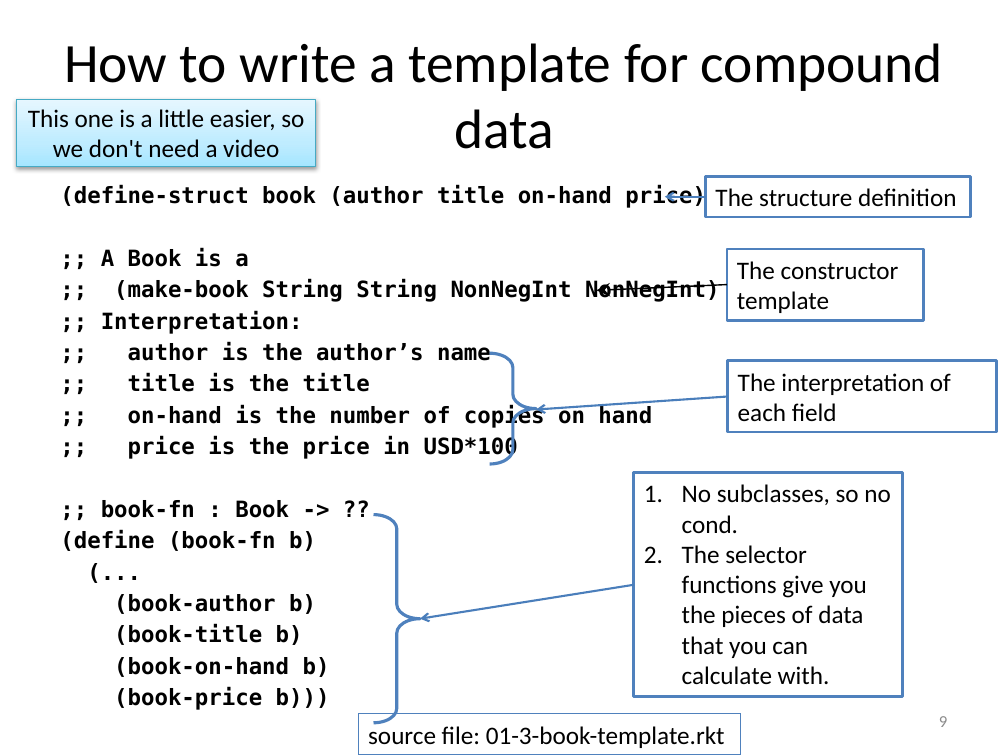
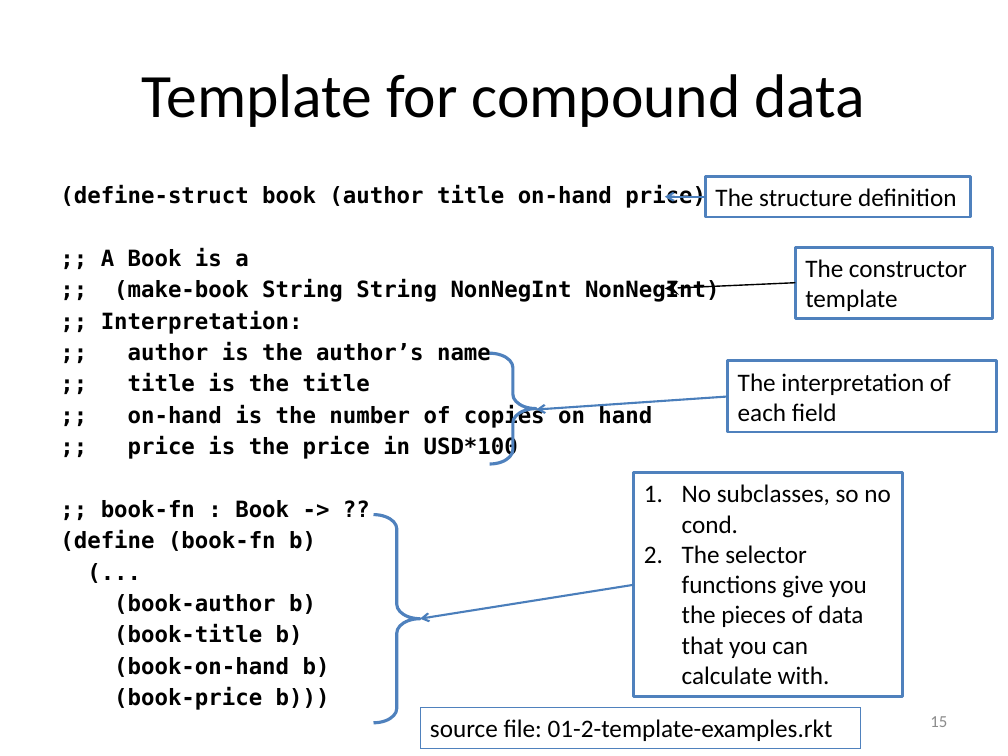
Before and after one commit to mwand/cs5010f16, a slide deck: slide 15 of Slides/Lesson 1.4 Templates.pptx (slide 9 before the commit). Drawn at 1008x756 pixels with LibreOffice and Linux fonts; fonts in the diff are those of the drawing. Boxes give left, top, right and bottom in pixels: in the first picture for what was removed or moved away, otherwise in the second. Text is boxed around its words. In the diff, an @@ line names an element or a change of style, - is before the commit and + after.

```diff
--- a/Slides/Lesson 1.4 Templates.pptx
+++ b/Slides/Lesson 1.4 Templates.pptx
@@ title "Template for compound data": place and size @@
-title "Template for compound data" at (64,43,943,149)
+title "Template for compound data" at (50,30,958,156)
@@ title "Template for compound data" at (50,30,958,156): fill none to #FFFFFF; outline none to #4F81BD 2 pt @@
@@ title at (142,74,865,127): text changed; size 39.6 to 44 pt @@
-How to write a template for compound data
+Template for compound data
@@ rectangle removed at (17,99,317,166) @@
-This one is a little easier, so we don't need a video
@@ rectangle "The constructor template": place and size @@
-rectangle "The constructor template" at (727,249,923,321)
+rectangle "The constructor template" at (795,247,992,319)
@@ freeform shape: place and size @@
-freeform shape at (597,284,728,290)
+freeform shape at (665,282,796,288)
@@ rectangle "source file: 01-2-template-examples.rkt": place and size @@
-rectangle "source file: 01-2-template-examples.rkt" at (358,714,740,754)
+rectangle "source file: 01-2-template-examples.rkt" at (420,708,861,748)
@@ text in rectangle at (430,719,833,741): text changed @@
-source file: 01-3-book-template.rkt
+source file: 01-2-template-examples.rkt
@@ page number at (930,716,947,727): text changed @@
-9
+15
```
Also in this commit, not shown: 9 other slides changed, 8 slides added, 2 slides removed, 14 other files.
